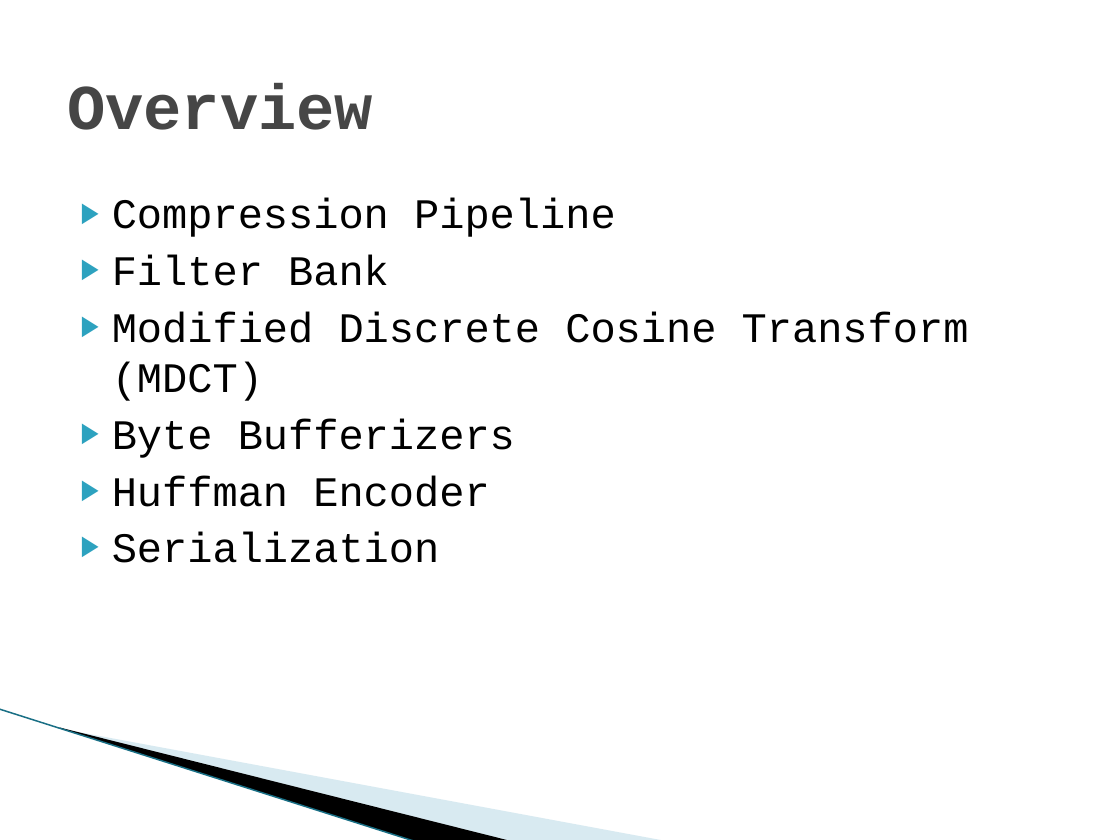
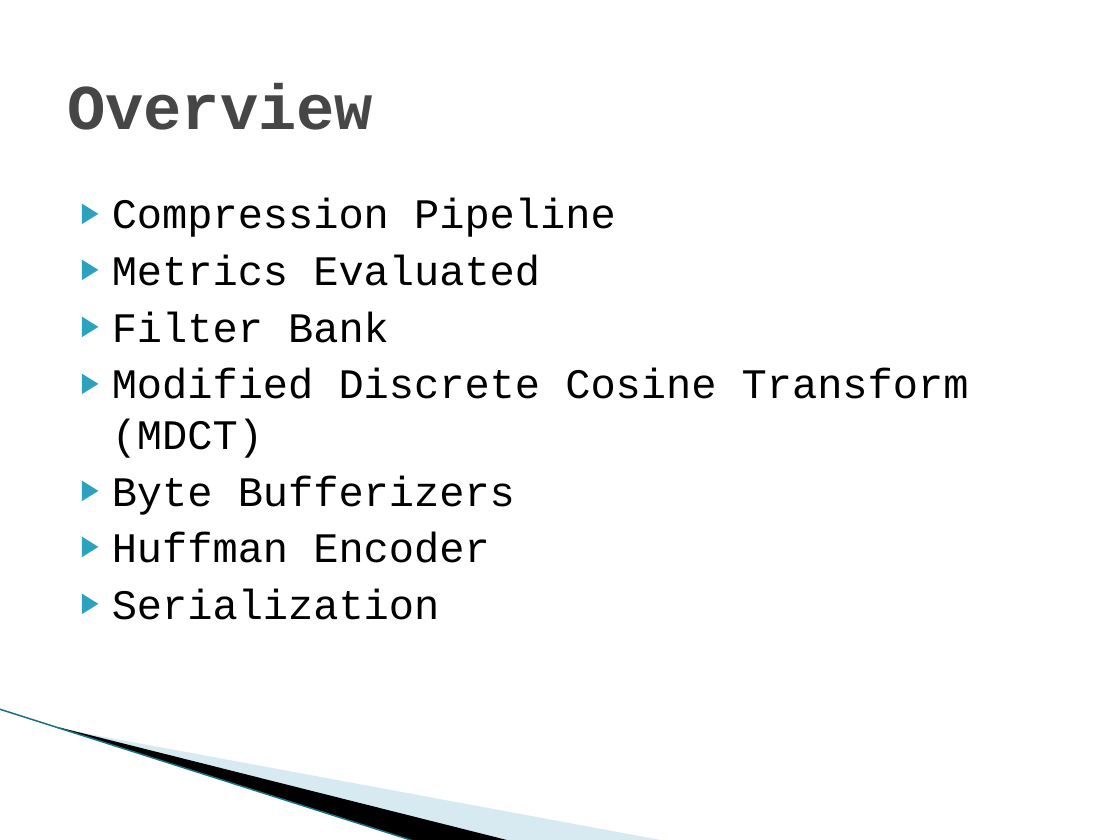
Before and after one commit to ericaddison/Algs_Term_Project, a slide deck: slide 2 of report/JET Audio Encoder.pptx. Drawn at 1120x840 pixels with LibreOffice and Linux fonts; fonts in the diff are those of the drawing; background and template pictures are left out. Boxes give left, top, right and bottom in pixels: in the first picture for what was removed or moved away, otherwise in the second. Text is boxed around its words. In the diff, an @@ line names an element or a change of style, - is before the commit and + after.

Commit message:
Updated the presentation to include graphics and text.

```diff
--- a/report/JET Audio Encoder.pptx
+++ b/report/JET Audio Encoder.pptx
@@ text at [112,255,540,286]: paragraph added @@
+▶ Metrics Evaluated
```
Also in this commit, not shown: 7 other slides changed, 2 slides added.
